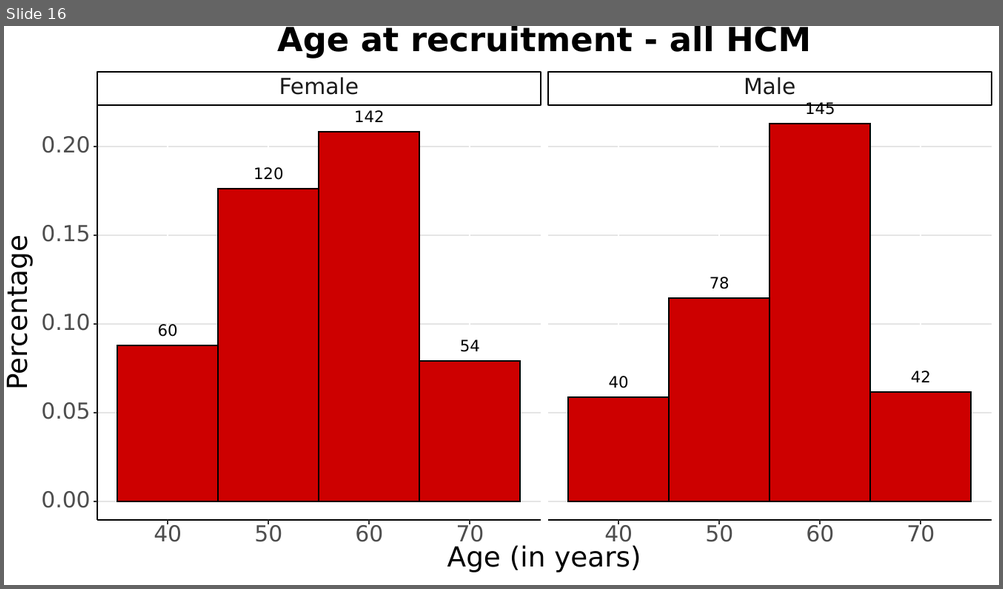
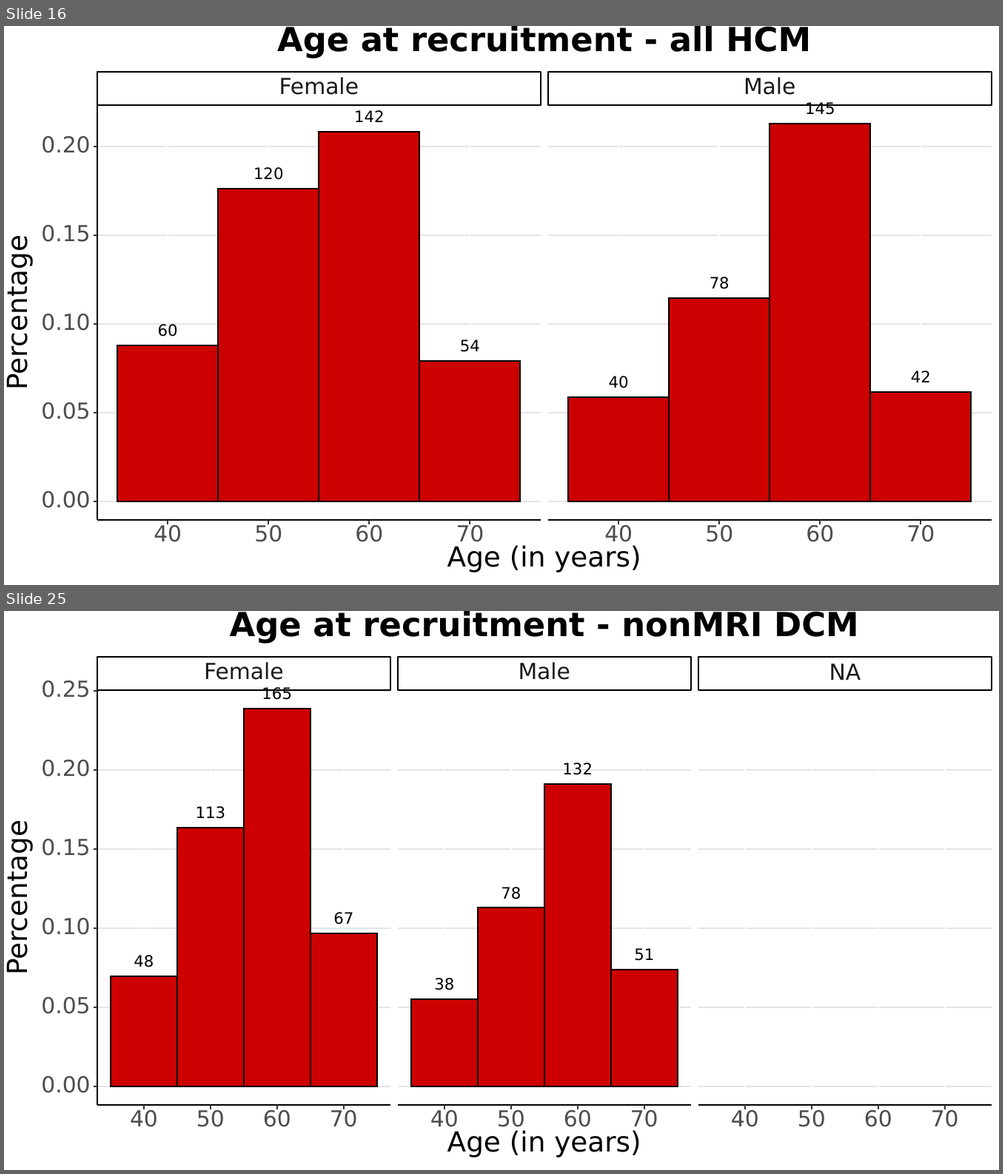
Before and after one commit to CirculatoryHealth/Inherited-cardiomyopathies, a slide deck: results/figures/UKB_MCM_Summary.pptx. Shown one above the other, each under a label of ours: slide 16 before the commit, slides 16 and 25 after it; the slides between them are not shown. The pictures are 1003x589 and 1003x1174 pixels, drawn with LibreOffice and Linux fonts; fonts in the diff are those of the drawing; background and template pictures are left out. Boxes give left, top, right and bottom in pixels: in the first picture for what was removed or moved away, otherwise in the second. Text is boxed around its words. In the diff, an @@ line names an element or a change of style, - is before the commit and + after.

```diff
--- a/results/figures/UKB_MCM_Summary.pptx
+++ b/results/figures/UKB_MCM_Summary.pptx
@@ slide 25 added at <box>4,611,999,1170</box>, background #FFFFFF; not listed: 2 template elements that a slide beside it also shows @@
@@ group added at <box>4,611,999,1170</box>: 82 freeform shapes, 32 texts, 12 rectangles @@
+48
+113
+165
+67
+38
+78
+132
+51
+Female
+Male
+NA
+40
+50
+60
+70
+40
+50
+60
+70
+40
+50
+60
+70
+0.00
+0.05
+0.10
+0.15
+0.20
+0.25
+Age (in years)
+Percentage
+Age at recruitment - nonMRI DCM
```
Also in this commit, not shown: 14 other slides added, 6 other files.
